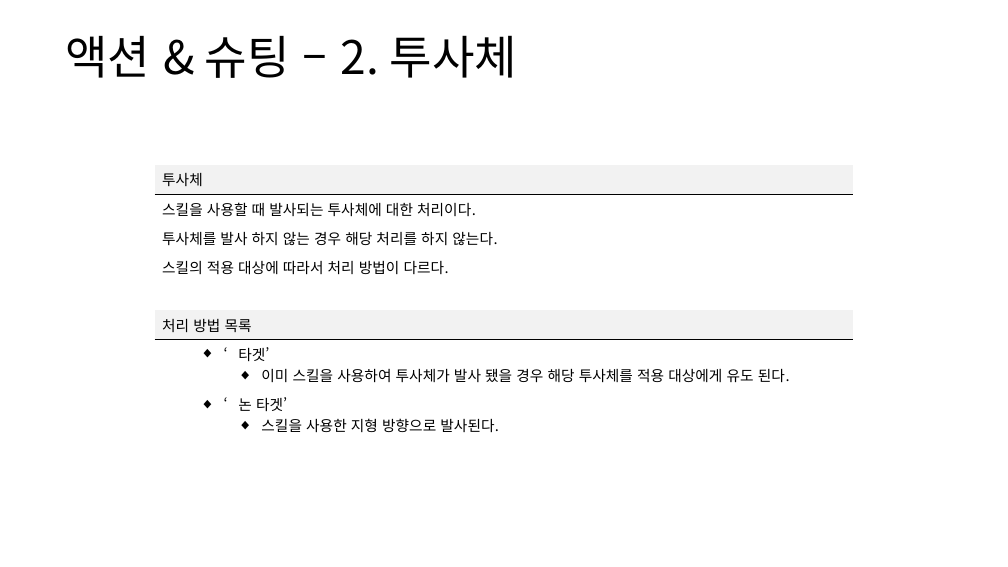
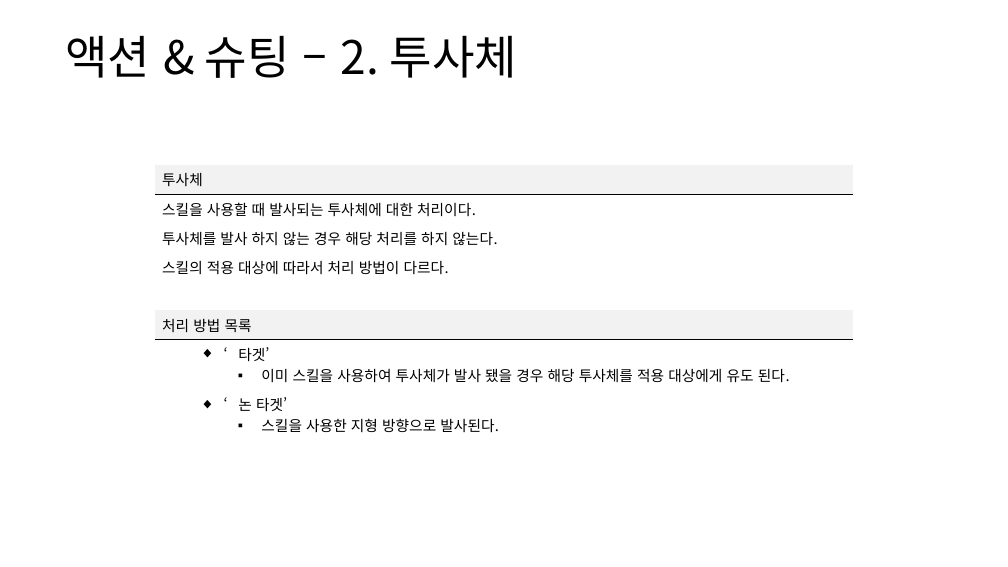
Before and after one commit to yjk0401/unityenginebasic_9th, a slide deck: slide 47 of 기획/방랑엽사전/스킬 시스템 기획서.pptx (slide 46 before the commit). Drawn at 1008x567 pixels with LibreOffice and Linux fonts; fonts in the diff are those of the drawing. Boxes give left, top, right and bottom in pixels: in the first picture for what was removed or moved away, otherwise in the second. Text is boxed around its words. In the diff, an @@ line names an element or a change of style, - is before the commit and + after.

```diff
--- a/기획/방랑엽사전/스킬 시스템 기획서.pptx
+++ b/기획/방랑엽사전/스킬 시스템 기획서.pptx
@@ table at (x1=155, y1=165, x2=854, y2=436) @@
@@ bullet ◆ to ▪ @@
```
Also in this commit, not shown: 3 other slides changed, 1 slide added, 5 other files.
